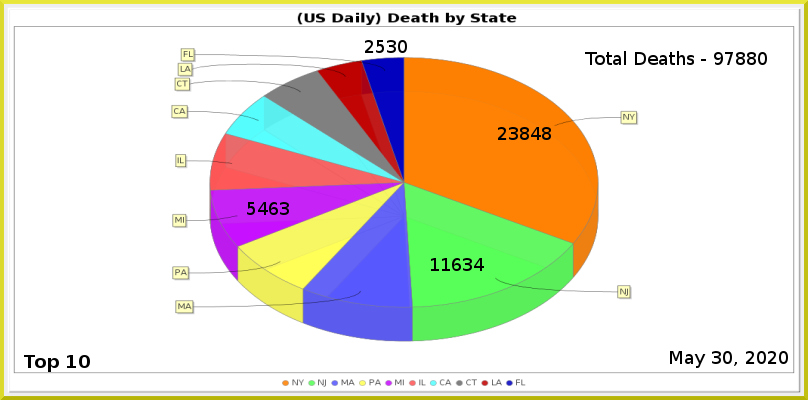
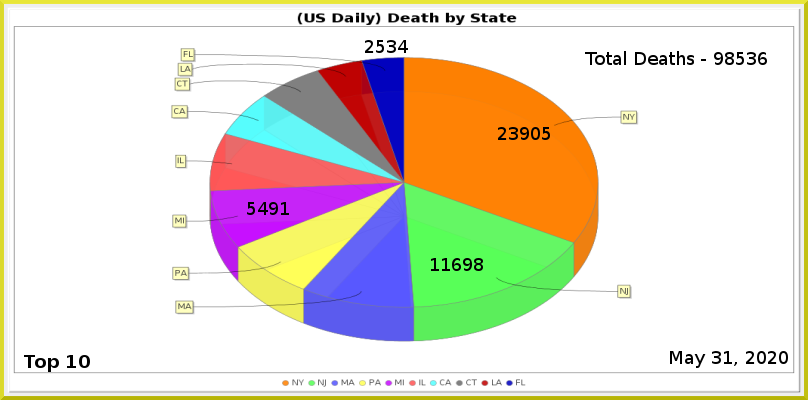
Two versions of the same layered image (w=808, h=400). Layer-by-layer changes:
painted on "Least" over bbox(398, 40, 408, 53)
painted on "MI" over bbox(269, 202, 289, 215)
painted on "NJ" over bbox(463, 258, 484, 271)
painted on "NY" over bbox(520, 127, 551, 140)
renamed "Total Deaths - 97880" to "Total Deaths - 98536", painted on it over bbox(725, 52, 767, 65)
painted on "Current Date" over bbox(723, 351, 732, 364)
painted on "Death_by_State.png" over bbox(171, 15, 639, 342)
